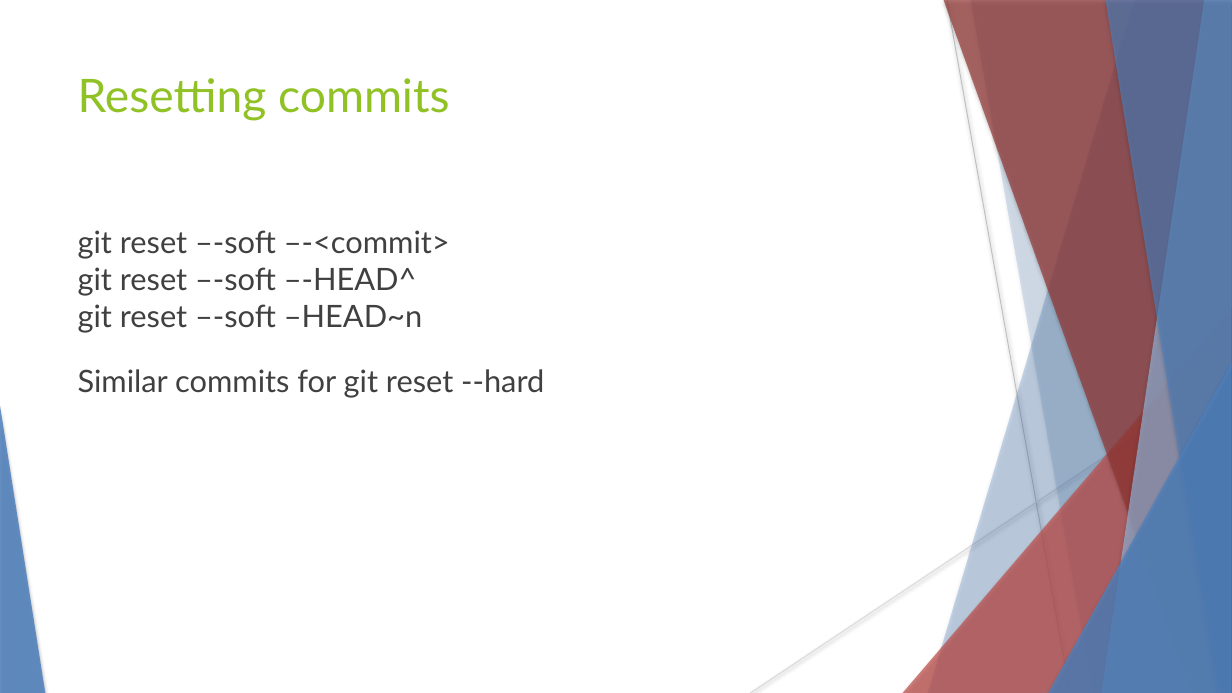
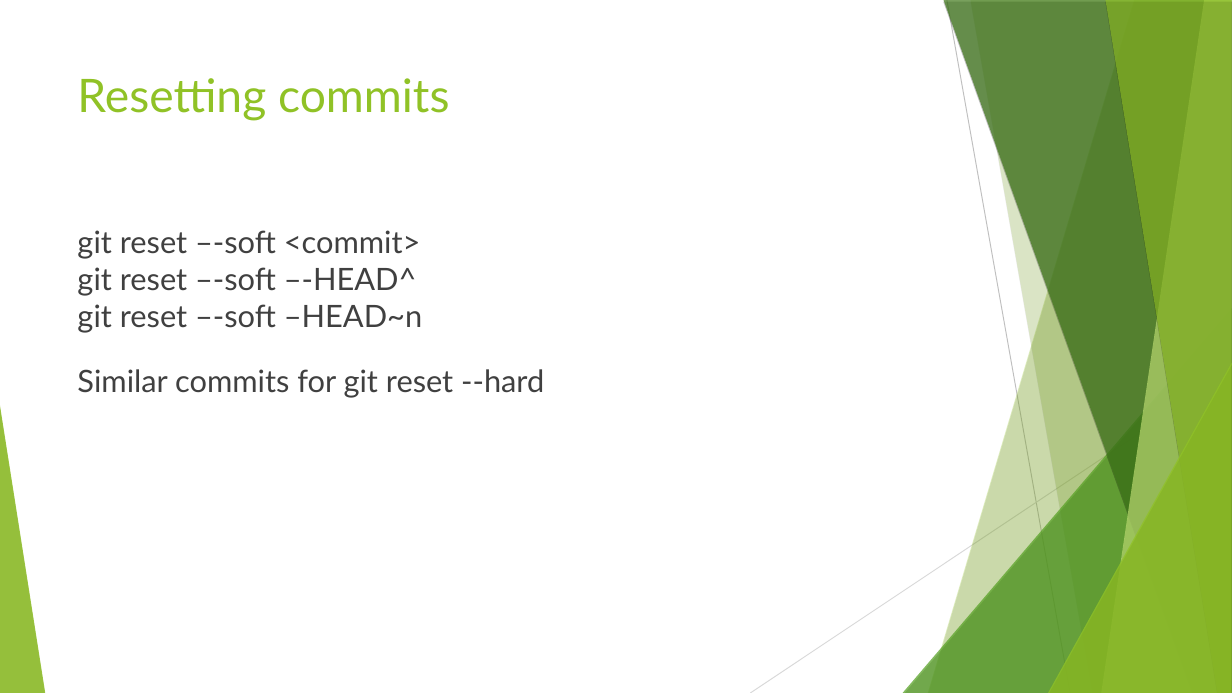
Before and after one commit to Souravirus/workshop, a slide deck: slide 5 of GIT WoRKSHOP.pptx. Drawn at 1232x693 pixels with LibreOffice and Linux fonts; fonts in the diff are those of the drawing. Boxes give left, top, right and bottom in pixels: in the first picture for what was removed or moved away, otherwise in the second. Text is boxed around its words. In the diff, an @@ line names an element or a change of style, - is before the commit and + after.

Commit message:
Modified ppt

```diff
--- a/GIT WoRKSHOP.pptx
+++ b/GIT WoRKSHOP.pptx
@@ freeform shape at [928, 0, 1232, 693]: fill #4F81BD at 30% opacity to #90C226 at 30% opacity; shadow changed @@
@@ freeform shape at [944, 0, 1232, 693]: fill #953735 at 70% opacity to #3F7819 at 70% opacity; shadow changed @@
@@ freeform shape at [970, 0, 1232, 693]: fill #4F81BD at 20% opacity to #90C226 at 20% opacity; shadow changed @@
@@ freeform shape at [1102, 0, 1232, 693]: fill #95B3D7 at 70% opacity to #C0E474 at 70% opacity; shadow changed @@
@@ freeform shape at [1105, 0, 1232, 693]: fill #4F81BD at 65% opacity to #90C226 at 65% opacity; shadow changed @@
@@ text at [77, 230, 421, 259]: text changed @@
-git reset –-soft –-<commit>
+git reset –-soft <commit>
@@ triangle at [903, 308, 1232, 693]: fill #C0504D at 72% opacity to #54A021 at 72% opacity; shadow changed @@
@@ triangle at [1048, 363, 1232, 693]: fill #4F81BD at 80% opacity to #90C226 at 80% opacity; shadow changed @@
@@ triangle at [0, 406, 45, 693]: fill #4F81BD at 85% opacity to #90C226 at 85% opacity; shadow changed @@
```
Also in this commit, not shown: 5 other slides changed, 3 slides added, 1 slide removed, 1 other file.
